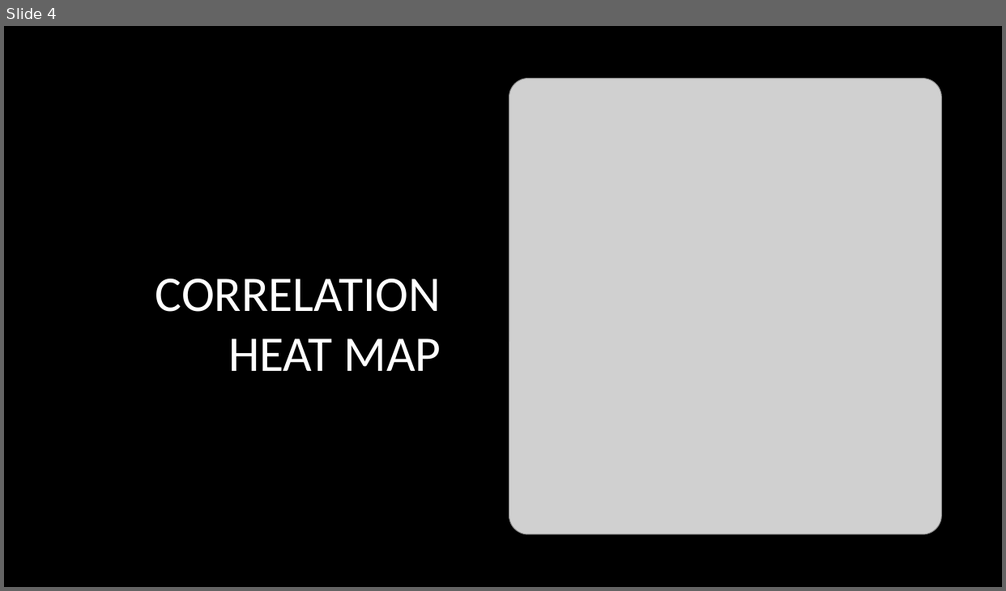
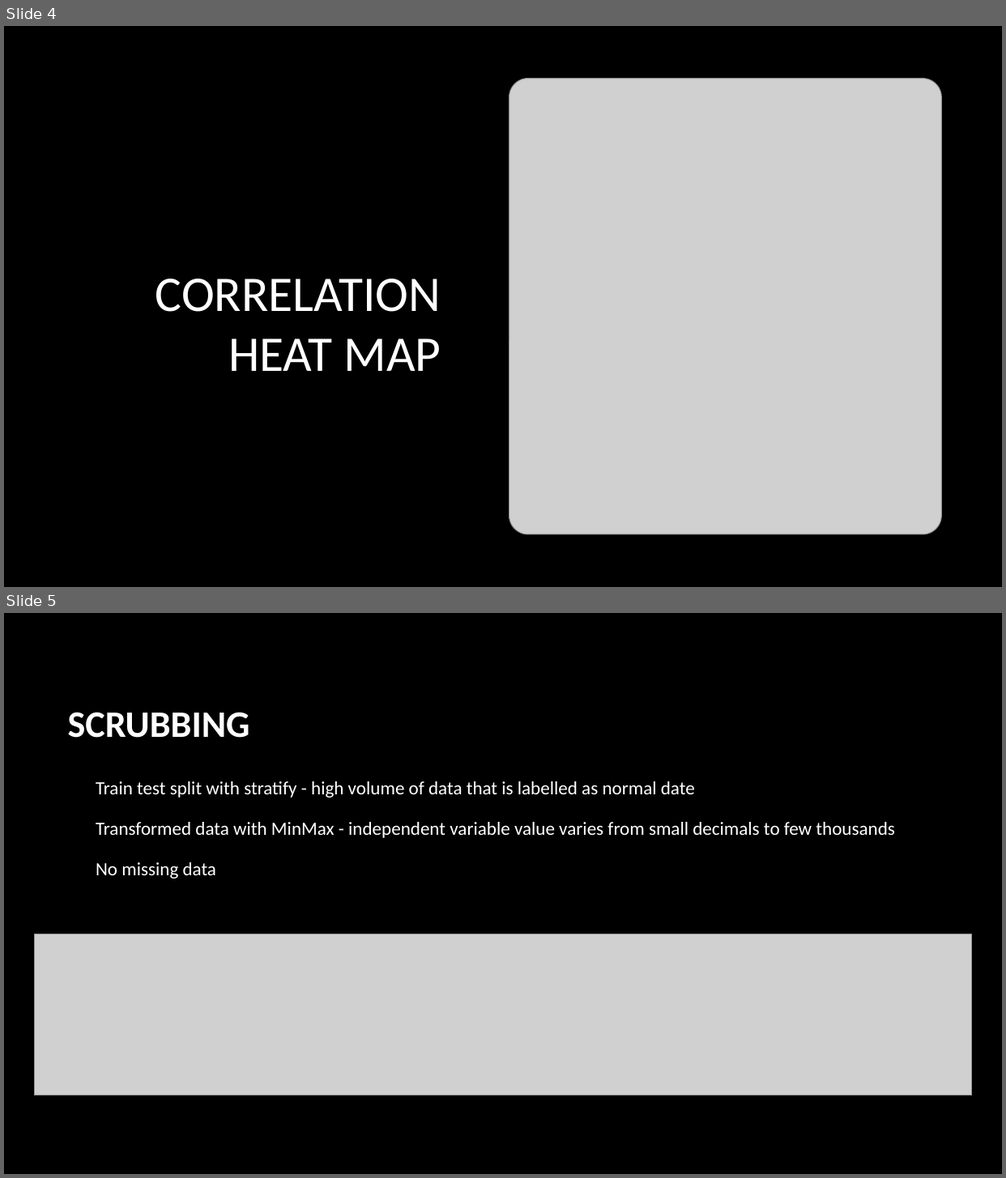
Before and after one commit to LilInformat/UofT-3253-OzoneAnalysis, a slide deck: Ozone Days Forecasting.pptx. Shown one above the other, each under a label of ours: slide 4 before the commit, slides 4 and 5 after it. The pictures are 1006x591 and 1006x1178 pixels, drawn with LibreOffice and Linux fonts; fonts in the diff are those of the drawing; grey boxes stand for pictures; background and template pictures are left out. Boxes give left, top, right and bottom in pixels: in the first picture for what was removed or moved away, otherwise in the second. Text is boxed around its words. In the diff, an @@ line names an element or a change of style, - is before the commit and + after.

```diff
--- a/Ozone Days Forecasting.pptx
+++ b/Ozone Days Forecasting.pptx
@@ slide 5 added at bbox=[4, 613, 1002, 1174], background picture (left out) @@
@@ title added at bbox=[68, 712, 250, 738], 36 pt, text #FFFFFF, bold @@
+SCRUBBING
@@ text added at bbox=[96, 781, 894, 879], 18 pt, text #FFFFFF @@
+Train test split with stratify - high volume of data that is labelled as normal date
+Transformed data with MinMax - independent variable value varies from small decimals to few thousands
+No missing data
@@ picture added at bbox=[34, 934, 972, 1096] @@
```
Also in this commit, not shown: 3 slides changed, 3 other slides added, 1 slide removed.
